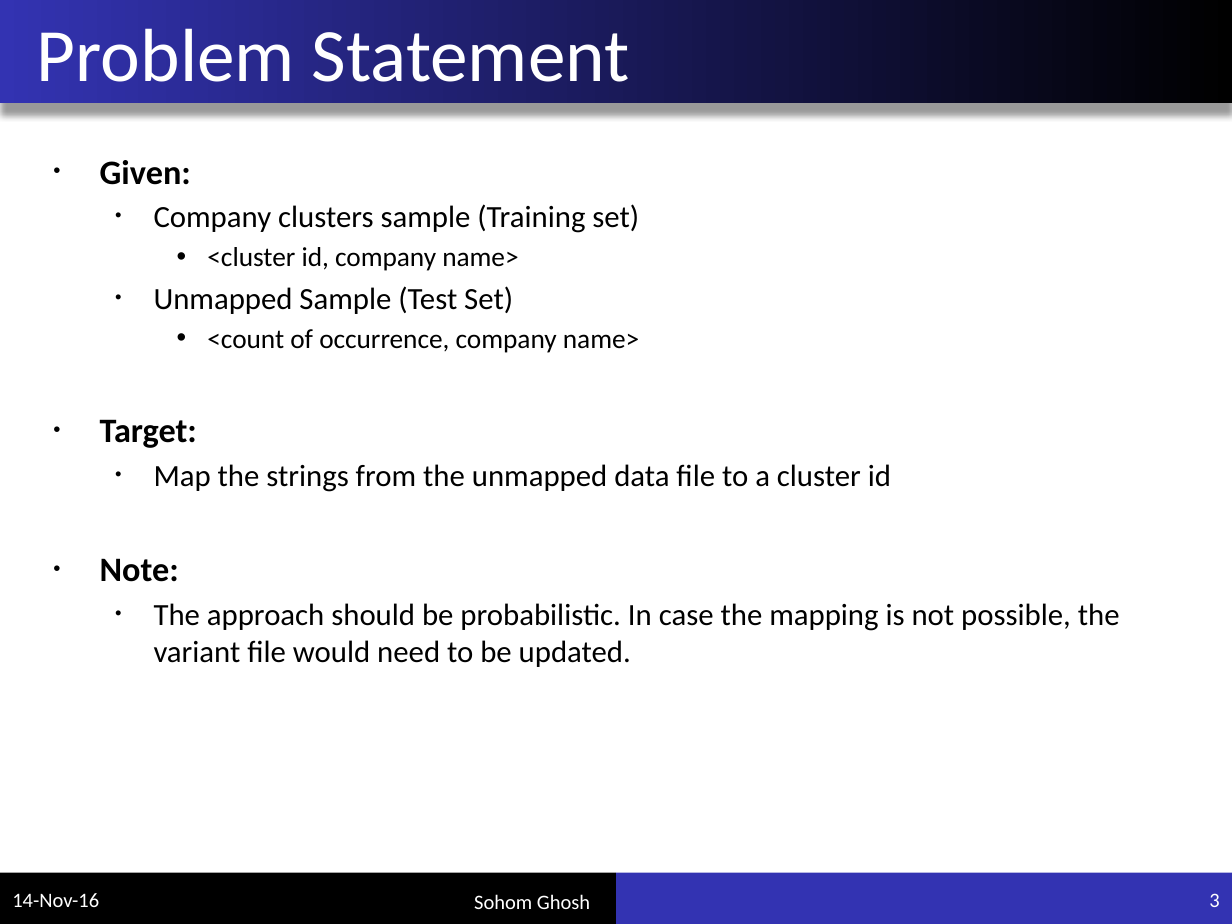
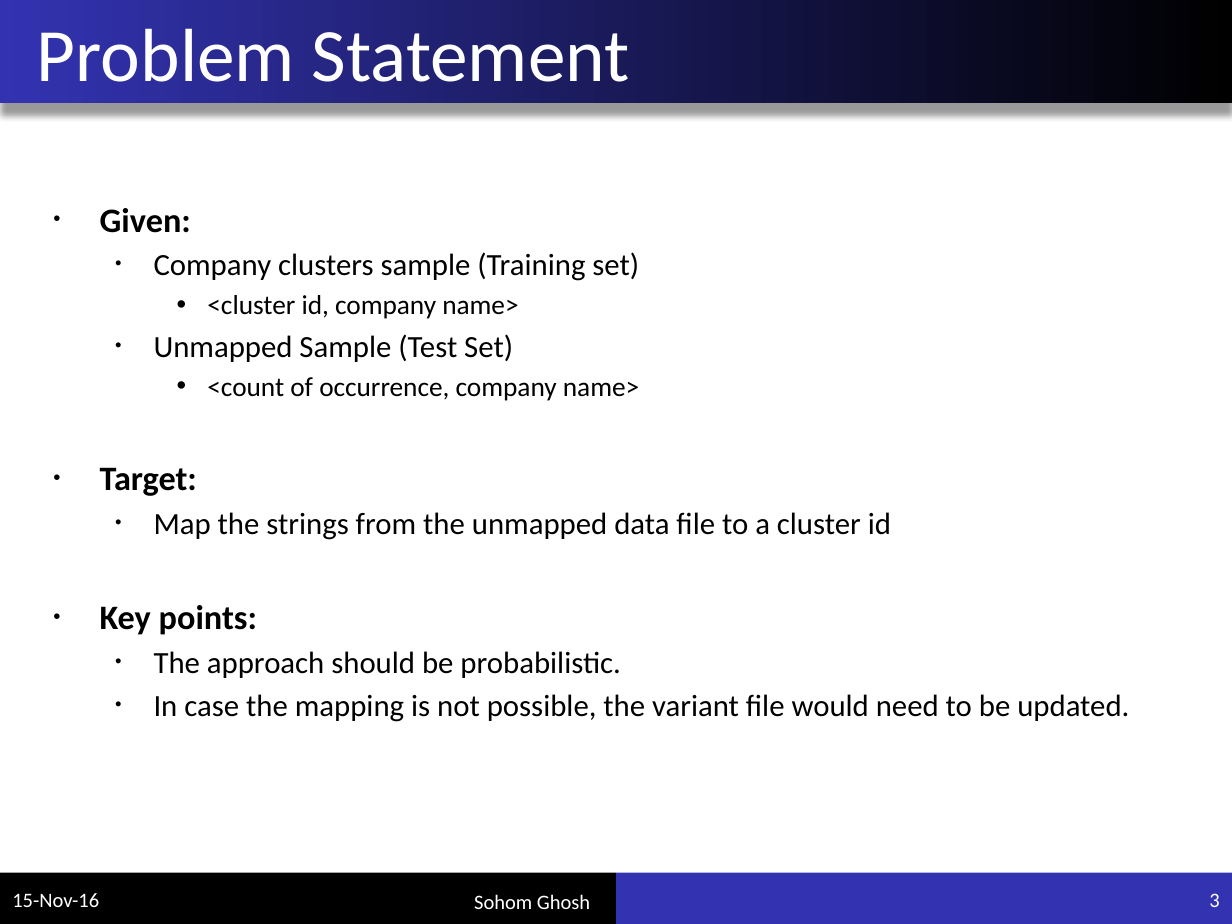
Before and after one commit to sohomghosh/company_clustering, a slide deck: slide 3 of presentation.pptx. Drawn at 1232x924 pixels with LibreOffice and Linux fonts; fonts in the diff are those of the drawing. Boxes give left, top, right and bottom in pixels: in the first picture for what was removed or moved away, otherwise in the second. Text is boxed around its words. In the diff, an @@ line names an element or a change of style, - is before the commit and + after.

```diff
--- a/presentation.pptx
+++ b/presentation.pptx
@@ text at <box>154,651,1129,722</box>: text changed @@
-• Note:
-  • The approach should be probabilistic. In case the mapping is not possible, the variant file would need to be updated.
+• Key points:
+  • The approach should be probabilistic.
+  • In case the mapping is not possible, the variant file would need to be updated.
@@ text at <box>12,893,99,907</box>: text changed @@
-14-Nov-16
+15-Nov-16
```
Also in this commit, not shown: 13 other slides changed, 1 other file.
